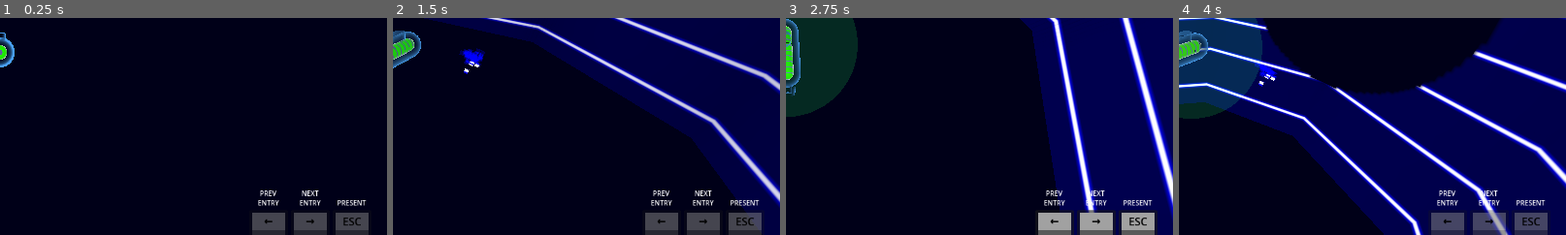
Above: before the commit, frames 1-4 (left to right).
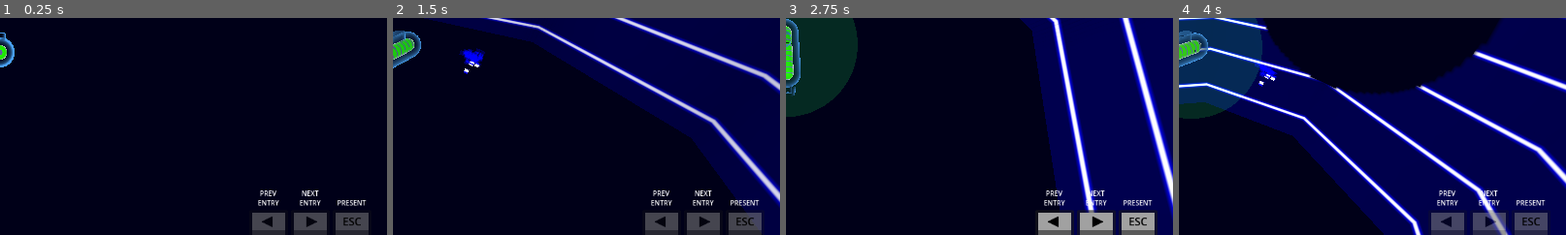
Above: after the commit, the same moments.

Repository: squirrelsoftcompany/LD57
Game: Godot game, scene res://Scenes/test_scene.tscn
Two runs of this game, one before a commit and one after it. Both use one fixed random seed, a clock stepped at 60 frames per second and the inputs below.
Inputs (mouse positions are % of the whole screen's width and height, from its top left):
- Up to frame 1 (0.25 s): no input
- Up to frame 2 (1.5 s): tap Enter at 0.5 s; drag from (11, 17) to (60, 28) at 0.52 s; drag from (11, 23) to (45, 70) at 1.27 s
- Up to frame 3 (2.75 s): move the mouse to (60, 28) at 2.02 s; tap Space (mi_launch) at 2.1 s; click (60, 28) at 2.17 s
- Up to frame 4 (4 s): click "S" at 2.75 s; drag from (45, 70) to (20, 35) at 3.52 s
The pictures show only the part of the screen within x 50-100%, y 42-92%; the shares and areas given below are measured in that part.

The runs differ from the first frame. In frame 1, 0.1% of the frame differs, in the area x 67-82%, y 91-97%; in frame 2, 0.1%; in frame 3, 0.2%; in frame 4, 0.1%.

Commit message:
fix button archive surfing buttons key text that isn't supported on webbrowser

Diff:
--- a/Scenes/GUI/bottom_button.tscn
+++ b/Scenes/GUI/bottom_button.tscn
@@ -18,6 +18,7 @@
 offset_bottom = -47.872
 alignment = 2
 script = ExtResource("1_gg6lv")
+icon = ExtResource("2_x568h")
 
 [node name="Label" type="Label" parent="."]
 layout_mode = 2
--- a/Scenes/GUI/gui.tscn
+++ b/Scenes/GUI/gui.tscn
@@ -1,12 +1,14 @@
-[gd_scene load_steps=33 format=3 uid="uid://cl7b76mxru8tl"]
+[gd_scene load_steps=35 format=3 uid="uid://cl7b76mxru8tl"]
 
 [ext_resource type="Script" uid="uid://dxacdxwlt5ufc" path="res://Scripts/GUI/gui.gd" id="1_jyhc4"]
 [ext_resource type="PackedScene" uid="uid://csf7h3tyeu5ea" path="res://Scenes/GUI/top_button.tscn" id="1_psa72"]
 [ext_resource type="PackedScene" uid="uid://bg5tc4tw3t6bv" path="res://Scenes/GUI/bottom_button.tscn" id="2_gm40n"]
 [ext_resource type="Texture2D" uid="uid://d4d1682bns04p" path="res://Sprites/right_click.png" id="4_b4lgj"]
 [ext_resource type="Texture2D" uid="uid://c67oeho3qh4m4" path="res://Sprites/health.png" id="5_jtdjp"]
+[ext_resource type="Texture2D" uid="uid://c8xvv7086t6el" path="res://Sprites/button_left.png" id="6_1wuyf"]
 [ext_resource type="Texture2D" uid="uid://da2ufh82pi13n" path="res://Sprites/energy.png" id="6_p8y2k"]
 [ext_resource type="Script" uid="uid://cod0yjphulu1j" path="res://Scripts/GUI/state_progress_bar.gd" id="6_wfw4l"]
+[ext_resource type="Texture2D" uid="uid://coo0lnkxede3o" path="res://Sprites/button_right.png" id="7_uyj30"]
 [ext_resource type="Texture2D" uid="uid://brvy1vh1sk3y0" path="res://Sprites/mine.png" id="7_wfw4l"]
 [ext_resource type="Texture2D" uid="uid://cokpyraa8uyor" path="res://Sprites/beacon.png" id="8_tjoyq"]
 [ext_resource type="Script" uid="uid://co1h8rx5o4ko0" path="res://Scripts/GUI/state_progress_label.gd" id="9_tjoyq"]
@@ -240,17 +242,19 @@
 
 [node name="PrevButton" parent="MainControl/VBoxContainer2/HBoxContainer2" instance=ExtResource("2_gm40n")]
 layout_mode = 2
-key = "←"
+key = ""
 help = "PREV
 ENTRY"
+icon = ExtResource("6_1wuyf")
 shortcut = SubResource("Shortcut_vh4xu")
 ask_signal_name = "ask_prev_entry"
 
 [node name="NextButton" parent="MainControl/VBoxContainer2/HBoxContainer2" instance=ExtResource("2_gm40n")]
 layout_mode = 2
-key = "→"
+key = ""
 help = "next
 entry"
+icon = ExtResource("7_uyj30")
 shortcut = SubResource("Shortcut_p8y2k")
 ask_signal_name = "ask_next_entry"
 
--- a/Scripts/GUI/button.gd
+++ b/Scripts/GUI/button.gd
@@ -5,10 +5,11 @@
 
 @export var key:="A" : set = set_key
 @export_multiline var help:="do\nsomething" : set = set_help
+@export var icon: Texture2D = null : set = set_icon
 @export var shortcut : Shortcut = null : set = set_shortcut
 @export var ask_signal_name : String = ""
-@export var disabled : bool = false : set = set_disabled
-@export var button_pressed : bool = false : set = set_button_pressed, get = get_button_pressed
+@export var disabled : bool = false : get = get_disabled, set = set_disabled
+@export var button_pressed : bool = false : get = get_button_pressed, set = set_button_pressed
 @export_enum("NORMAL:0", "HOLD:1", "TOGGLE:2") var mode : int = 0 : set = set_mode
 
 
@@ -16,33 +17,29 @@
 	key = value
 	$"Button/Label".text = key
 
-
 func set_help(value):
 	help = value
 	$Label.text = help
 
+func set_icon(value):
+	icon = value
+	if is_instance_valid(get_node_or_null("Button")):
+		$Button.icon = icon
 
 func set_shortcut(value):
 	shortcut = value
 	$Button.shortcut = shortcut
 
+func get_disabled(): return $Button.disabled
+func set_disabled(value): $Button.disabled = value
 
-func set_disabled(value):
-	disabled = value
-	$Button.disabled = disabled
+func get_button_pressed(): return $Button.button_pressed
+func set_button_pressed(value): $Button.button_pressed = value
 
 
 func set_mode(value):
 	mode = value
 	$Button.toggle_mode = mode > 0
-
-
-func set_button_pressed(value):
-	$Button.button_pressed = value
-
-
-func get_button_pressed():
-	return $Button.button_pressed
 
 
 func _ready() -> void:
Binary file added: Sprites/button_left.png
Not shown, added: Sprites/button_left.png.import
Binary file added: Sprites/button_right.png
Not shown, added: Sprites/button_right.png.import
